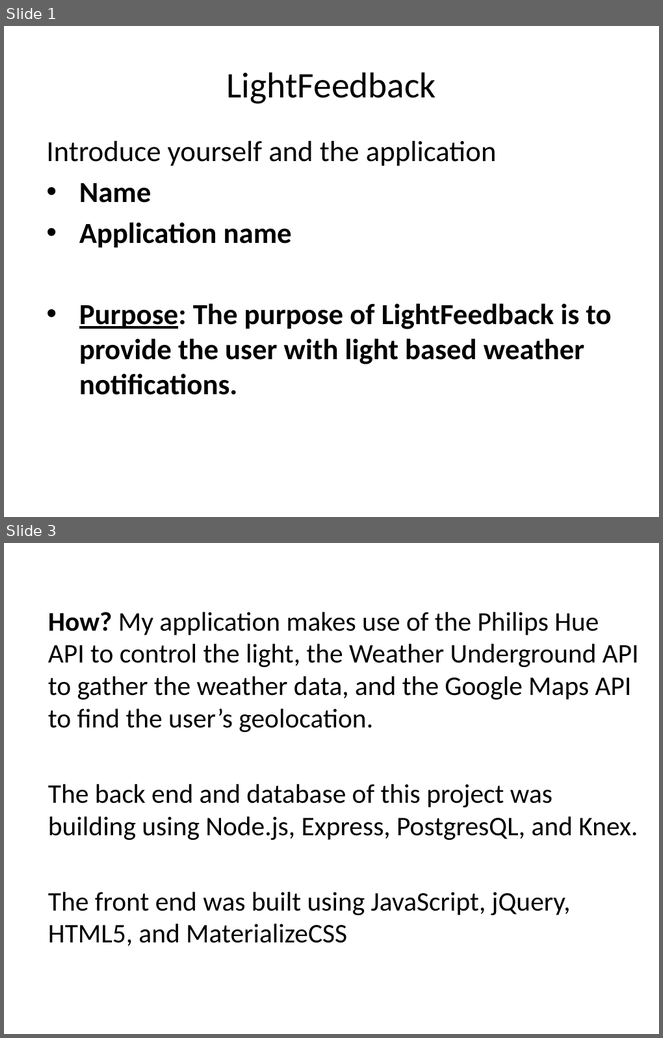
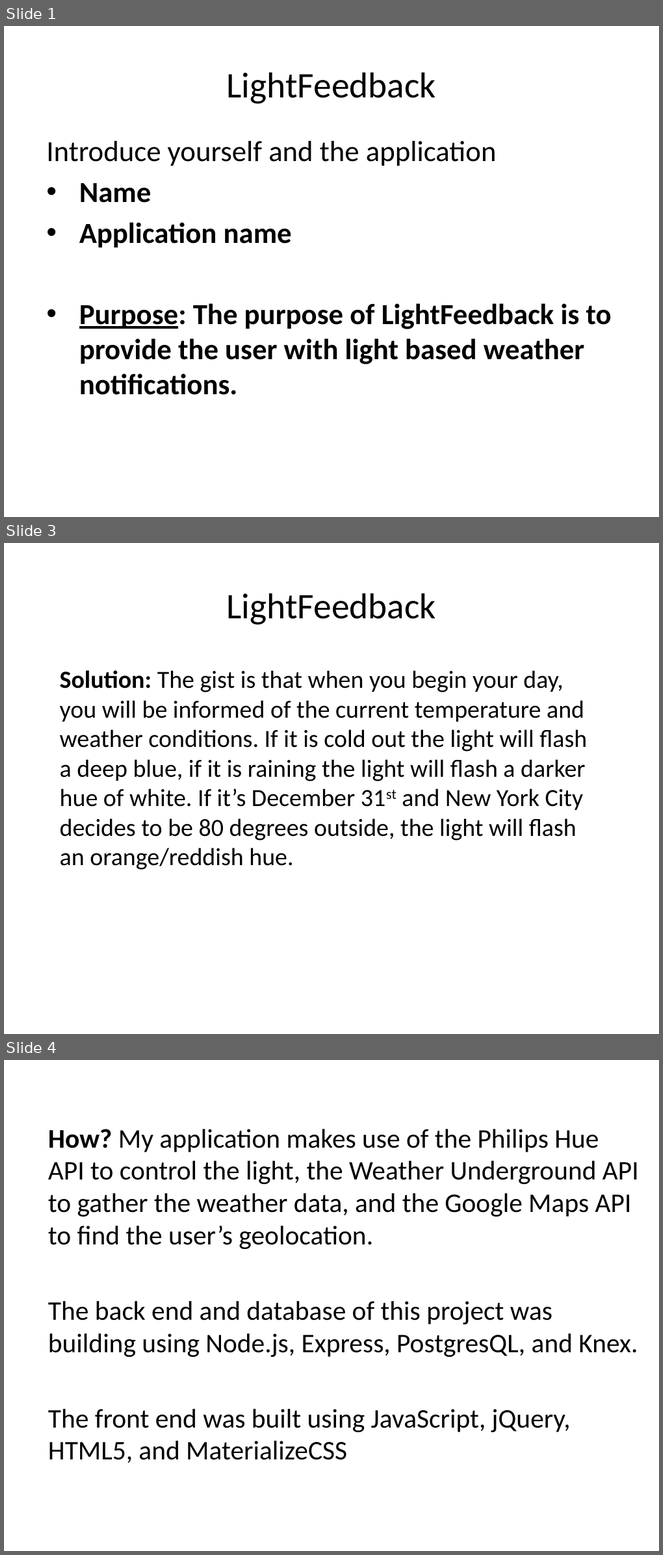
Before and after one commit to samiam0906/Q2_Project, a slide deck: presentation/light feedback presentation.pptx. Shown one above the other, each under a label of ours: slides 1 and 3 before the commit, slides 1, 3 and 4 after it; the slides between them are not shown. The pictures are 663x1038 and 663x1555 pixels, drawn with LibreOffice and Linux fonts; fonts in the diff are those of the drawing. Boxes give left, top, right and bottom in pixels: in the first picture for what was removed or moved away, otherwise in the second. Text is boxed around its words. In the diff, an @@ line names an element or a change of style, - is before the commit and + after.

```diff
--- a/presentation/light feedback presentation.pptx
+++ b/presentation/light feedback presentation.pptx
@@ slide 3 added at [4,543,659,1034], background #FFFFFF @@
@@ title added at [227,593,436,625], 39.6 pt, text #000000 @@
+LightFeedback
@@ subtitle added at [60,670,587,870], 27.1 pt, text #000000 @@
+Solution: The gist is that when you begin your day, you will be informed of the current temperature and weather conditions. If it is cold out the light will flash a deep blue, if it is raining the light will flash a darker hue of white. If it’s December 31st and New York City decides to be 80 degrees outside, the light will flash an orange/reddish hue.
@@ what was slide 3 is now slide 4 @@
```
Also in this commit, not shown: 1 slide changed, 1 other file.
